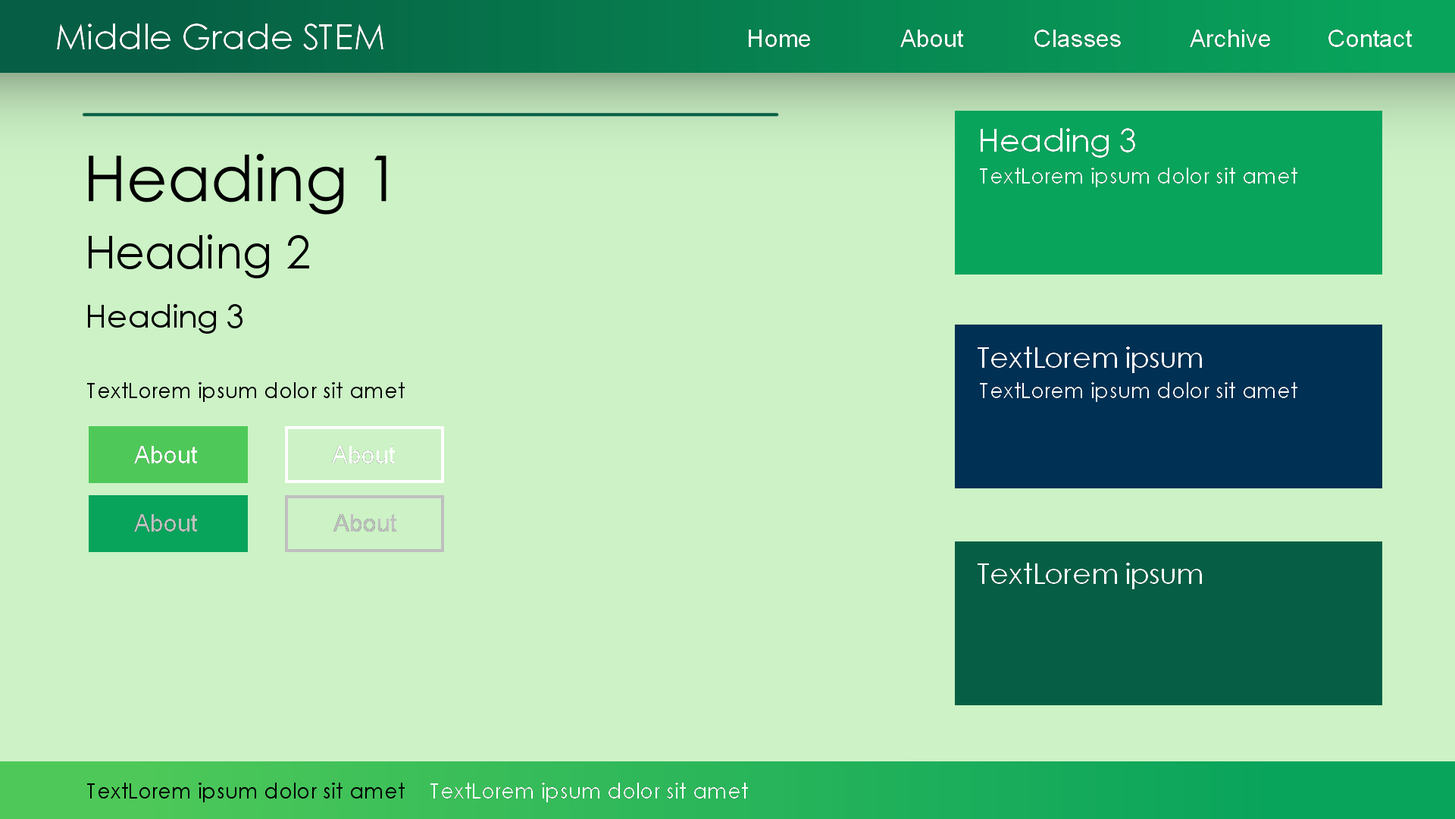
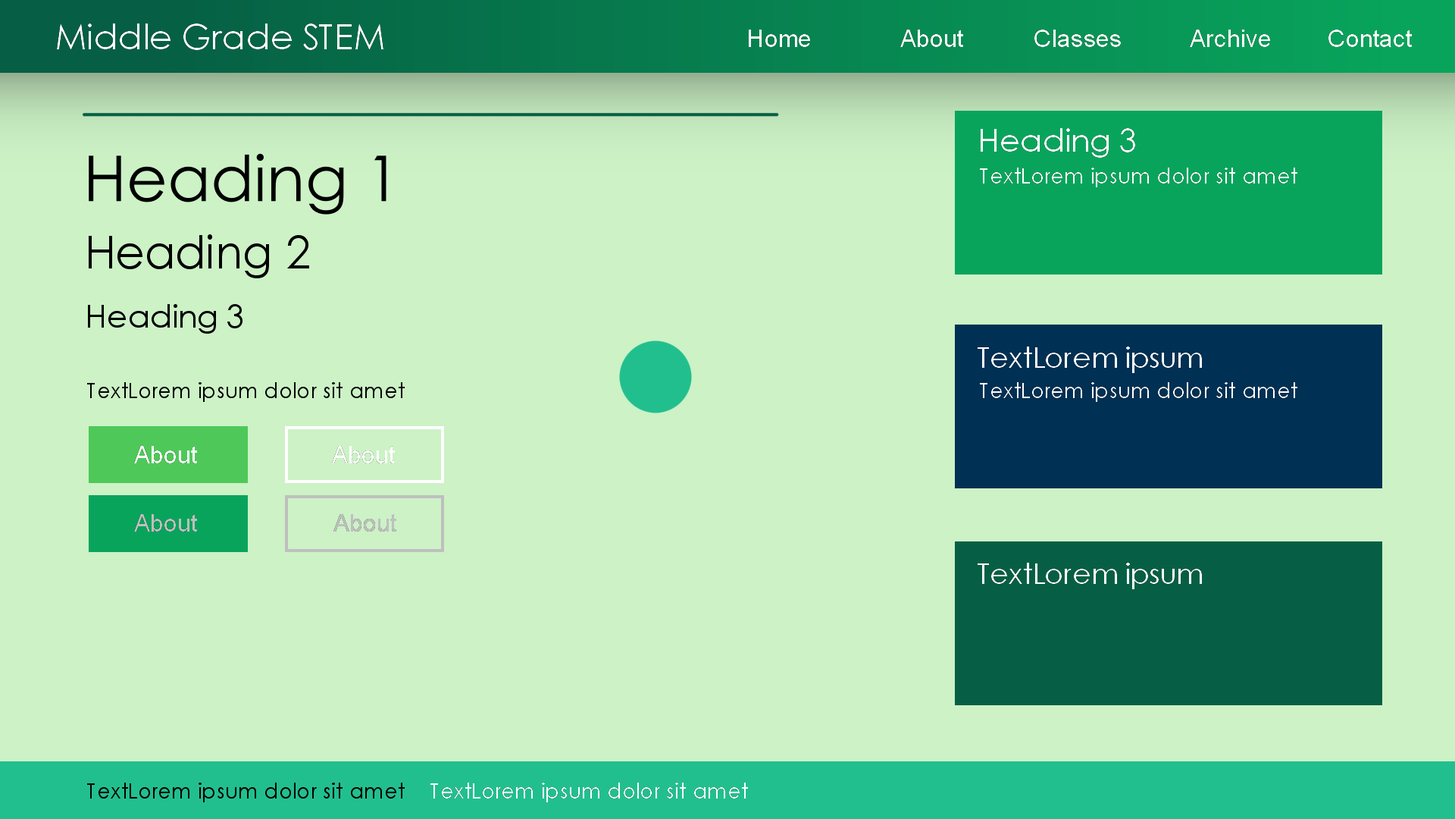
Layers edited between the first and the second 1455×819 image:
added layer "Layer 8" above "Copy of Vector Layer 1" over (619, 340, 693, 414)
painted on "Layer 7" over (0, 340, 1455, 819)
